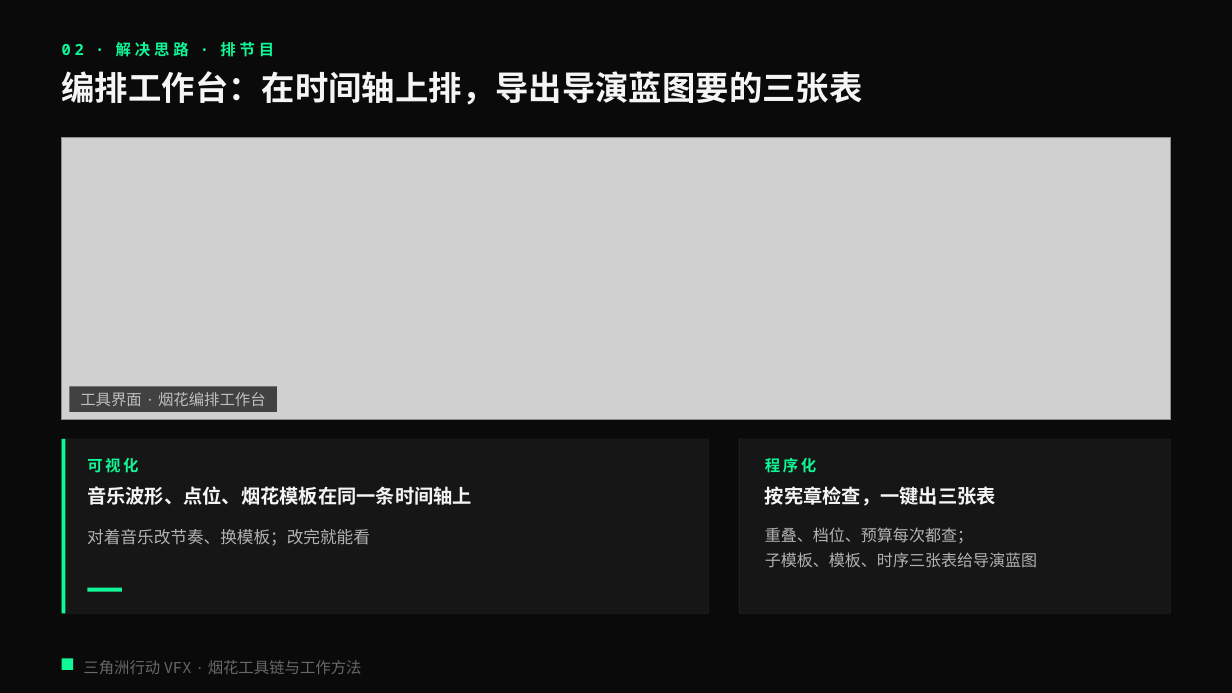
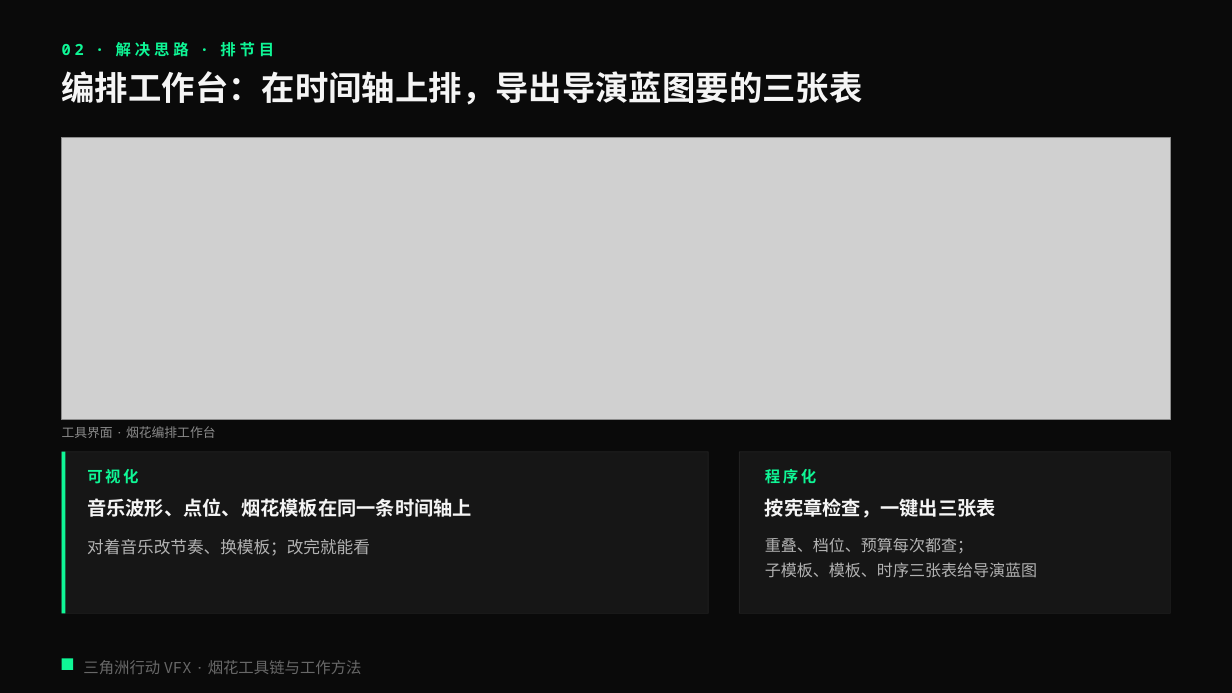
Before and after one commit to loccmaiii-lang/FireWorksLab, a slide deck: slide 12 of 协作/提示词/分享PPT交接_2026-10-29/第三版交付/烟花秀AI全流程_第三版.pptx. Drawn at 1232x693 pixels with LibreOffice and Linux fonts; fonts in the diff are those of the drawing; grey boxes stand for pictures. Boxes give left, top, right and bottom in pixels: in the first picture for what was removed or moved away, otherwise in the second. Text is boxed around its words. In the diff, an @@ line names an element or a change of style, - is before the commit and + after.

```diff
--- a/协作/提示词/分享PPT交接_2026-10-29/第三版交付/烟花秀AI全流程_第三版.pptx
+++ b/协作/提示词/分享PPT交接_2026-10-29/第三版交付/烟花秀AI全流程_第三版.pptx
@@ rectangle removed at box(69, 386, 277, 412) @@
@@ text "工具界面 · 烟花编排工作台": place and size @@
-text "工具界面 · 烟花编排工作台" at box(80, 392, 266, 406)
+text "工具界面 · 烟花编排工作台" at box(62, 426, 216, 438)
@@ text "工具界面 · 烟花编排工作台" at box(62, 426, 216, 438): size 12 to 10 pt, text colour #F5F5F5 at 70% opacity to #F5F5F5 at 55% opacity; alignment centre to left; line spacing 14.4pt to 12pt; vertical alignment middle to top @@
@@ rectangle: place and size @@
-rectangle at box(62, 439, 709, 614)
+rectangle at box(62, 452, 709, 614)
@@ rectangle: place and size @@
-rectangle at box(62, 439, 66, 614)
+rectangle at box(62, 452, 66, 614)
@@ rectangle: place and size @@
-rectangle at box(739, 439, 1171, 614)
+rectangle at box(739, 452, 1171, 614)
@@ 6 texts: place and size @@
-6 texts at box(87, 458, 1037, 568)
+6 texts at box(87, 469, 1037, 578)
@@ rectangle removed at box(87, 588, 122, 592) @@
```
Also in this commit, not shown: 22 other slides changed, 14 other files.
